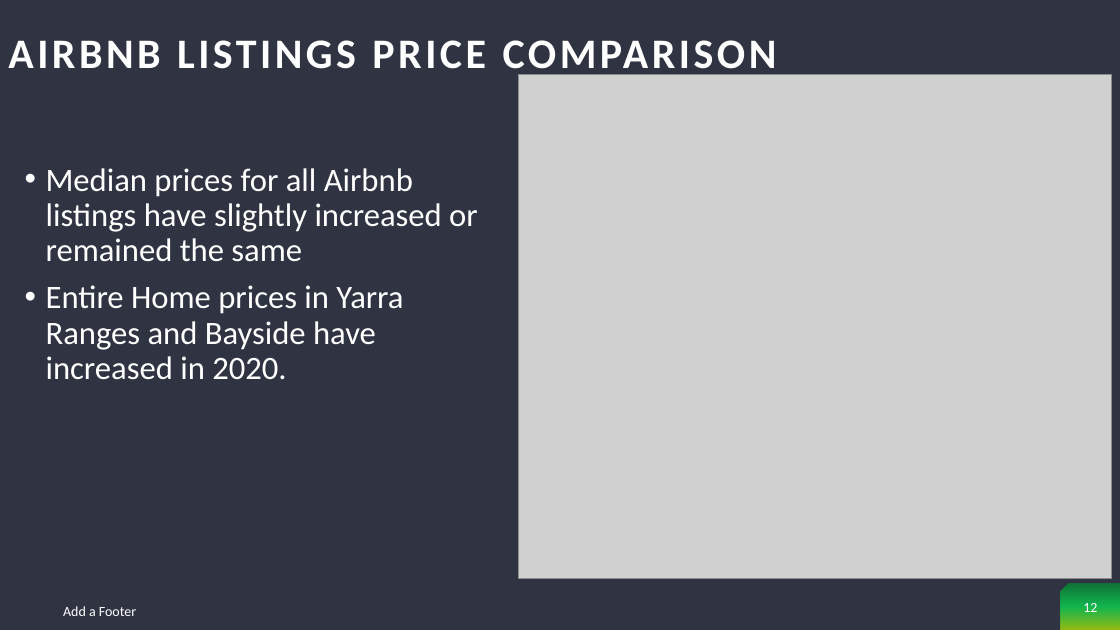
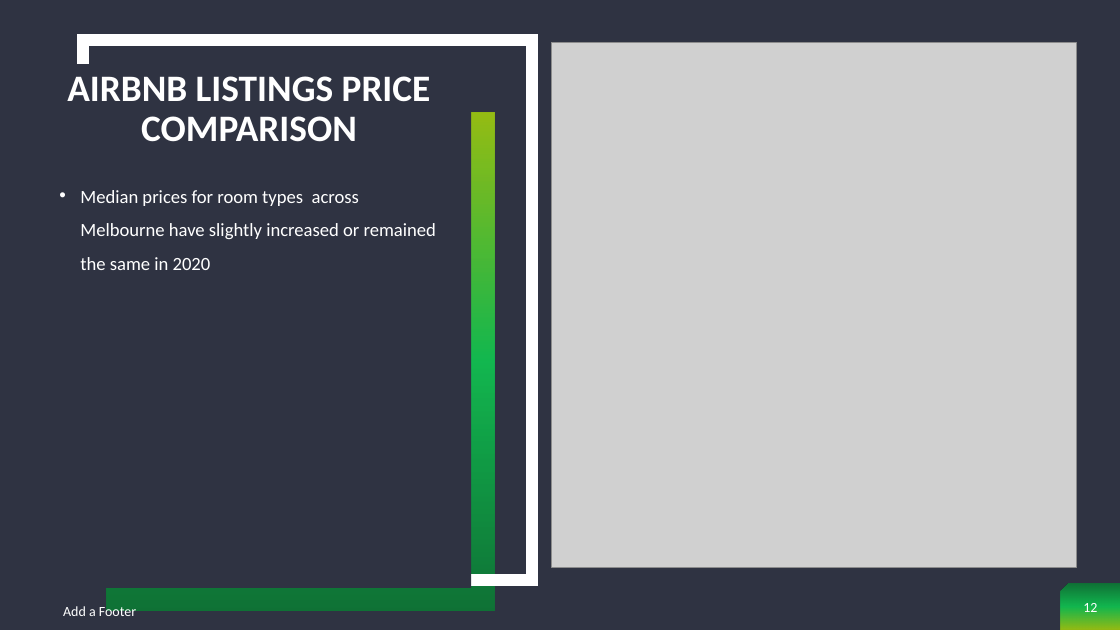
Before and after one commit to cjdance/Project_1, a slide deck: slide 12 of AirBnb Project - Sherin, Neena and Cody.pptx. Drawn at 1120x630 pixels with LibreOffice and Linux fonts; fonts in the diff are those of the drawing; grey boxes stand for pictures. Boxes give left, top, right and bottom in pixels: in the first picture for what was removed or moved away, otherwise in the second. Text is boxed around its words. In the diff, an @@ line names an element or a change of style, - is before the commit and + after.

```diff
--- a/AirBnb Project - Sherin, Neena and Cody.pptx
+++ b/AirBnb Project - Sherin, Neena and Cody.pptx
@@ rectangle added at (x1=83, y1=40, x2=533, y2=581), outline #FFFFFF 10 pt @@
@@ picture resized from (x1=518, y1=75, x2=1111, y2=579) to (x1=552, y1=43, x2=1077, y2=568) @@
@@ title "AIRBNB LISTINGS PRICE COMPARISON" moved from (x1=8, y1=40, x2=777, y2=78) to (x1=67, y1=76, x2=431, y2=142) @@
@@ title "AIRBNB LISTINGS PRICE COMPARISON" at (x1=67, y1=76, x2=431, y2=142): size 36 to 32 pt, letter spacing 3 to 0 pt; alignment left to centre @@
@@ rectangle added at (x1=60, y1=64, x2=471, y2=588), fill #2F3342 @@
@@ rectangle added at (x1=107, y1=113, x2=495, y2=611), fill gradient #038B30 to #05EE55 to #C0F400 @@
@@ text at (x1=80, y1=190, x2=436, y2=270): text changed; size 28 to 16 pt @@
-• Median prices for all Airbnb listings have slightly increased or remained the same
-• Entire Home prices in Yarra Ranges and Bayside have increased in 2020.
+• Median prices for room types across Melbourne have slightly increased or remained the same in 2020
```
Also in this commit, not shown: 4 other slides changed.
